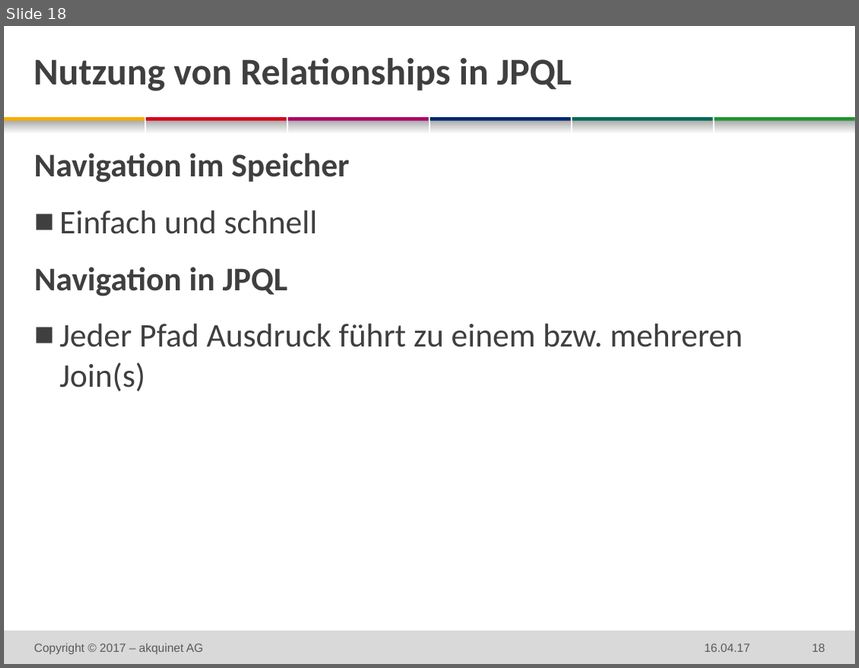
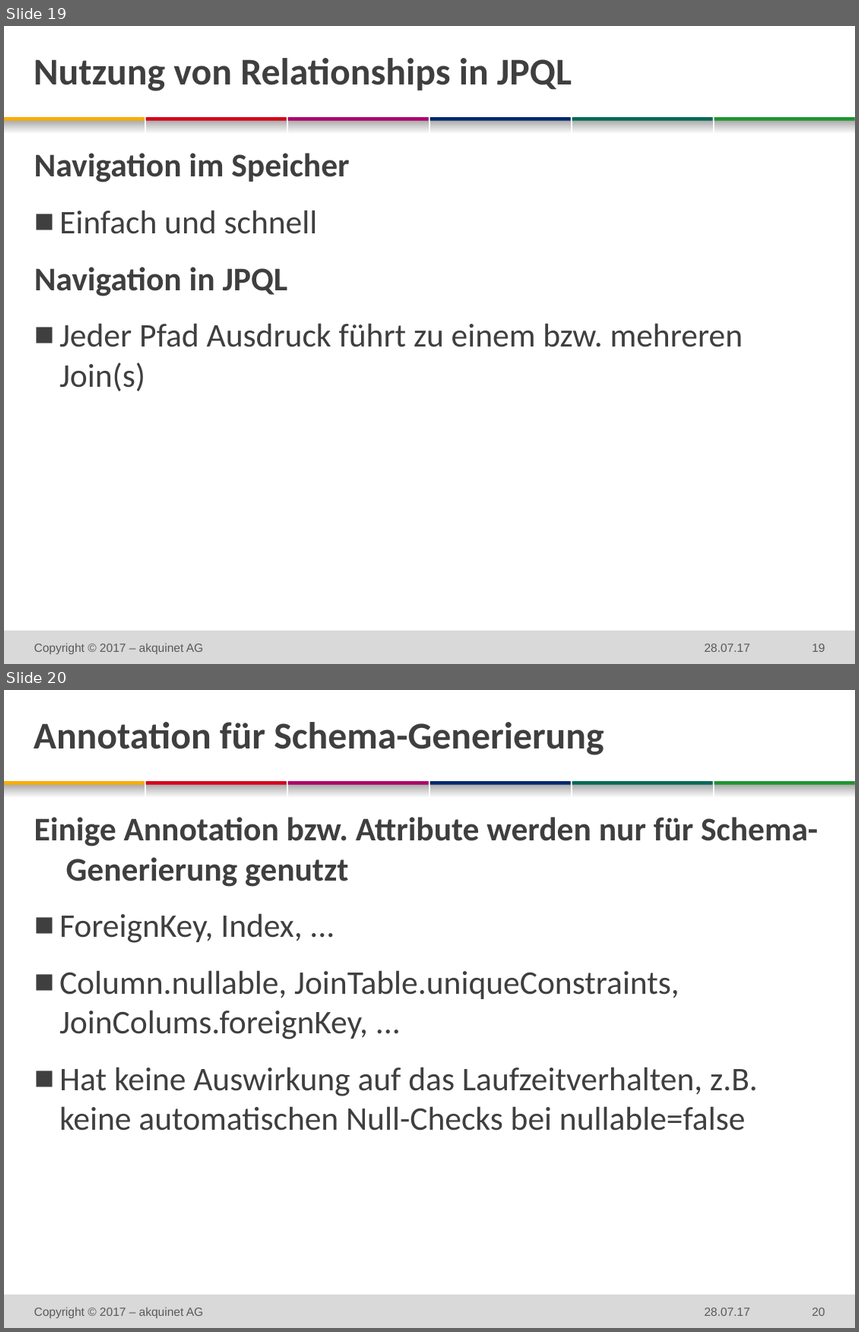
Before and after one commit to techatspree/jpapitfalls, a slide deck: 2016-xx-xx DF JPA Pitfalls.pptx. Shown one above the other, each under a label of ours: slide 18 before the commit, slides 19 and 20 after it. The pictures are 859x668 and 859x1332 pixels, drawn with LibreOffice and Linux fonts; fonts in the diff are those of the drawing; background and template pictures are left out. Boxes give left, top, right and bottom in pixels: in the first picture for what was removed or moved away, otherwise in the second. Text is boxed around its words. In the diff, an @@ line names an element or a change of style, - is before the commit and + after.

```diff
--- a/2016-xx-xx DF JPA Pitfalls.pptx
+++ b/2016-xx-xx DF JPA Pitfalls.pptx
@@ slide 20 added at (4,690,855,1328), background #FFFFFF; not listed: 13 template elements that a slide beside it also shows @@
@@ title added at (34,722,604,755), 32 pt, text #3F3F3F, bold @@
+Annotation für Schema-Generierung
@@ text added at (34,817,818,1131), 28 pt, text #3F3F3F @@
+Einige Annotation bzw. Attribute werden nur für Schema-Generierung genutzt
+  ■ ForeignKey, Index, ...
+  ■ Column.nullable, JoinTable.uniqueConstraints, JoinColums.foreignKey, ...
+  ■ Hat keine Auswirkung auf das Laufzeitverhalten, z.B. keine automatischen Null-Checks bei nullable=false
@@ text added at (34,1308,203,1319), 10 pt, text #595959 @@
+Copyright © 2017 – akquinet AG
@@ text added at (705,1308,750,1316), 10 pt, text #595959 @@
+28.07.17
@@ page number added at (812,1308,825,1316), 10 pt, text #595959 @@
+20
@@ what was slide 18 is now slide 19 @@
@@ slide 19 changed as well @@
@@ text at (705,644,750,652): text changed @@
-16.04.17
+28.07.17
```
Also in this commit, not shown: 16 other slides changed, 1 other slide added.
